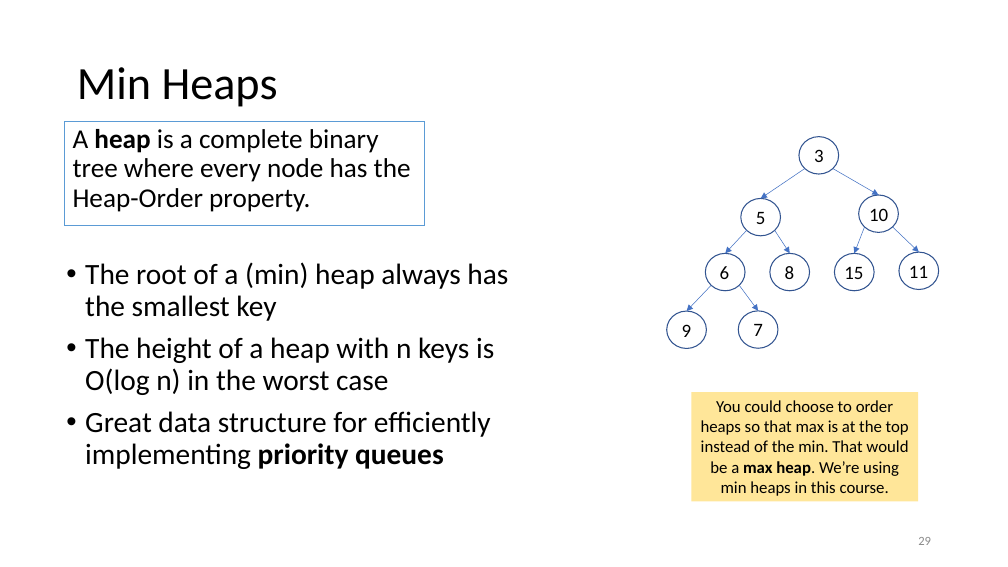
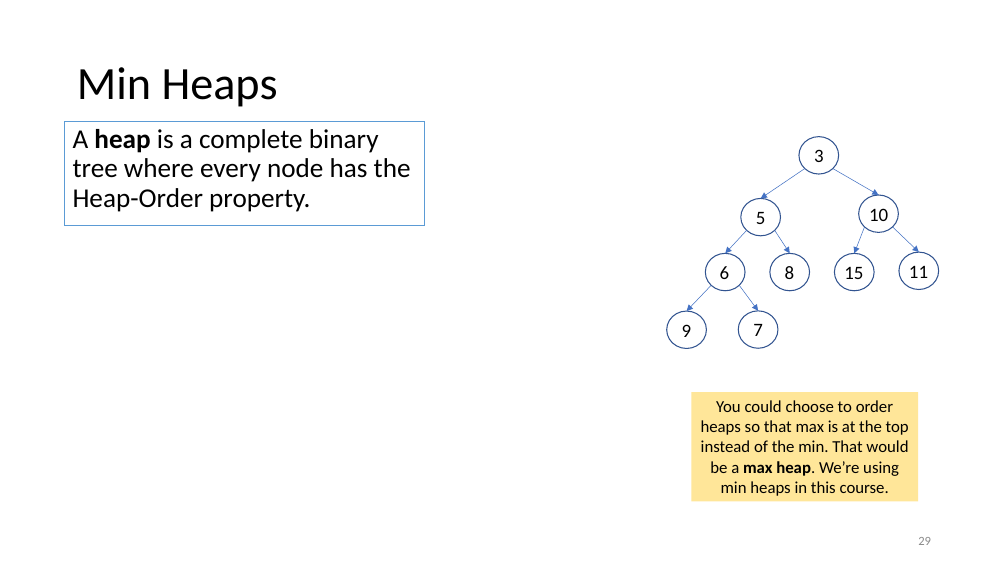
Before and after one commit to tjd1234/cmpt225fall2023, a slide deck: slide 29 of lecture_notes/week7/week7_priority_queues.pptx. Drawn at 1008x567 pixels with LibreOffice and Linux fonts; fonts in the diff are those of the drawing; grey boxes stand for pictures. Boxes give left, top, right and bottom in pixels: in the first picture for what was removed or moved away, otherwise in the second. Text is boxed around its words. In the diff, an @@ line names an element or a change of style, - is before the commit and + after.

```diff
--- a/lecture_notes/week7/week7_priority_queues.pptx
+++ b/lecture_notes/week7/week7_priority_queues.pptx
@@ text removed at [85,262,508,469] @@
-• The root of a (min) heap always has the smallest key
-• The height of a heap with n keys is O(log n) in the worst case
-• Great data structure for efficiently implementing priority queues
```
Also in this commit, not shown: 23 other slides changed.
